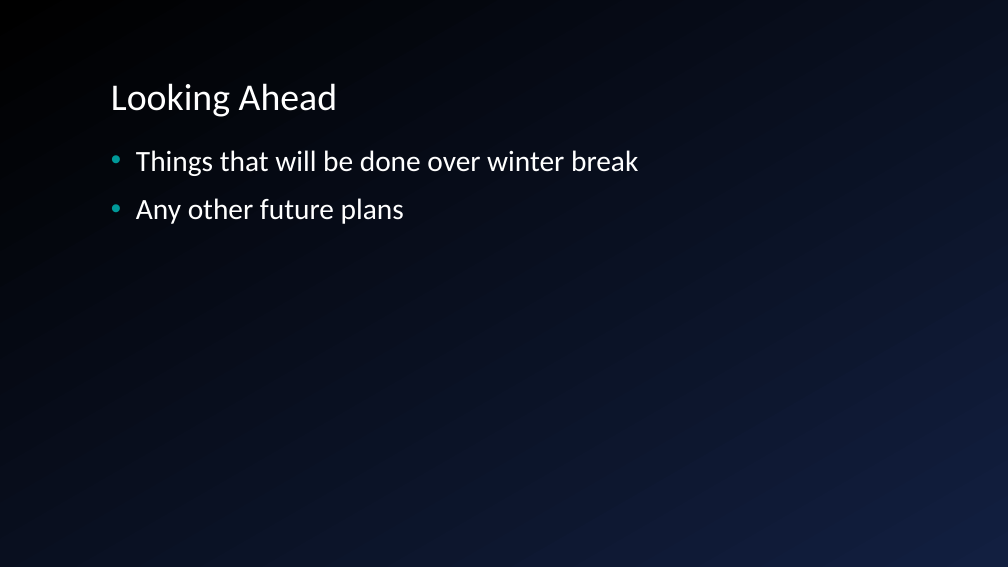
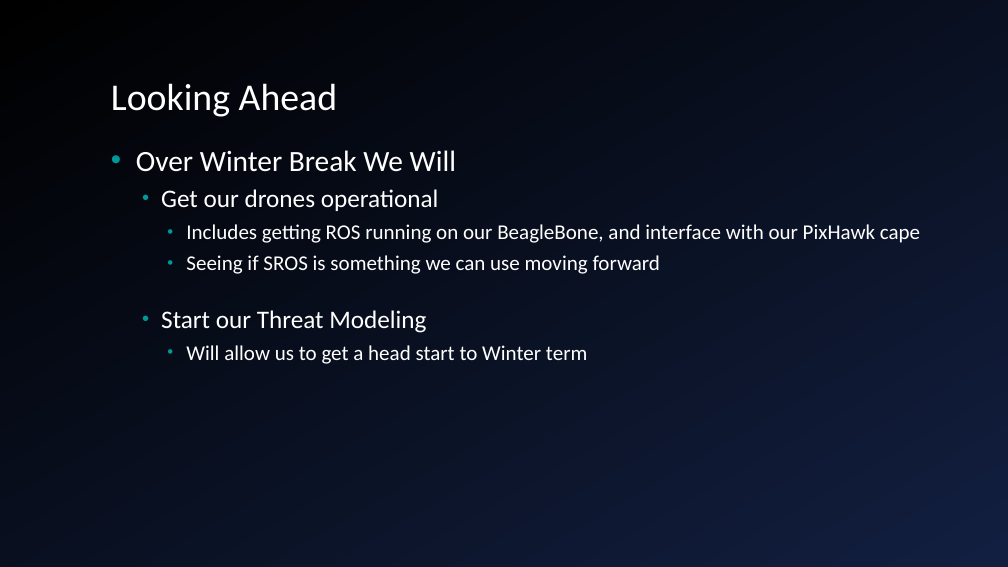
Before and after one commit to giacoppd/Security-For-Robotics, a slide deck: slide 16 of docs/progress_report/progress_report.ppt (slide 15 before the commit). Drawn at 1008x567 pixels with LibreOffice and Linux fonts; fonts in the diff are those of the drawing; background and template pictures are left out. Boxes give left, top, right and bottom in pixels: in the first picture for what was removed or moved away, otherwise in the second. Text is boxed around its words. In the diff, an @@ line names an element or a change of style, - is before the commit and + after.

```diff
--- a/docs/progress_report/progress_report.ppt
+++ b/docs/progress_report/progress_report.ppt
@@ background gradient #000000 to #121F40 to gradient #121F40 to #000000 @@
@@ text at (x1=136, y1=150, x2=920, y2=364): text changed; size 28 to 20 pt @@
-• Things that will be done over winter break
-• Any other future plans
+• Over Winter Break We Will
+  • Get our drones operational
+    • Includes getting ROS running on our BeagleBone, and interface with our PixHawk cape
+    • Seeing if SROS is something we can use moving forward
+  • Start our Threat Modeling
+    • Will allow us to get a head start to Winter term
```
Also in this commit, not shown: 11 other slides changed, 5 slides added, 3 slides removed.
